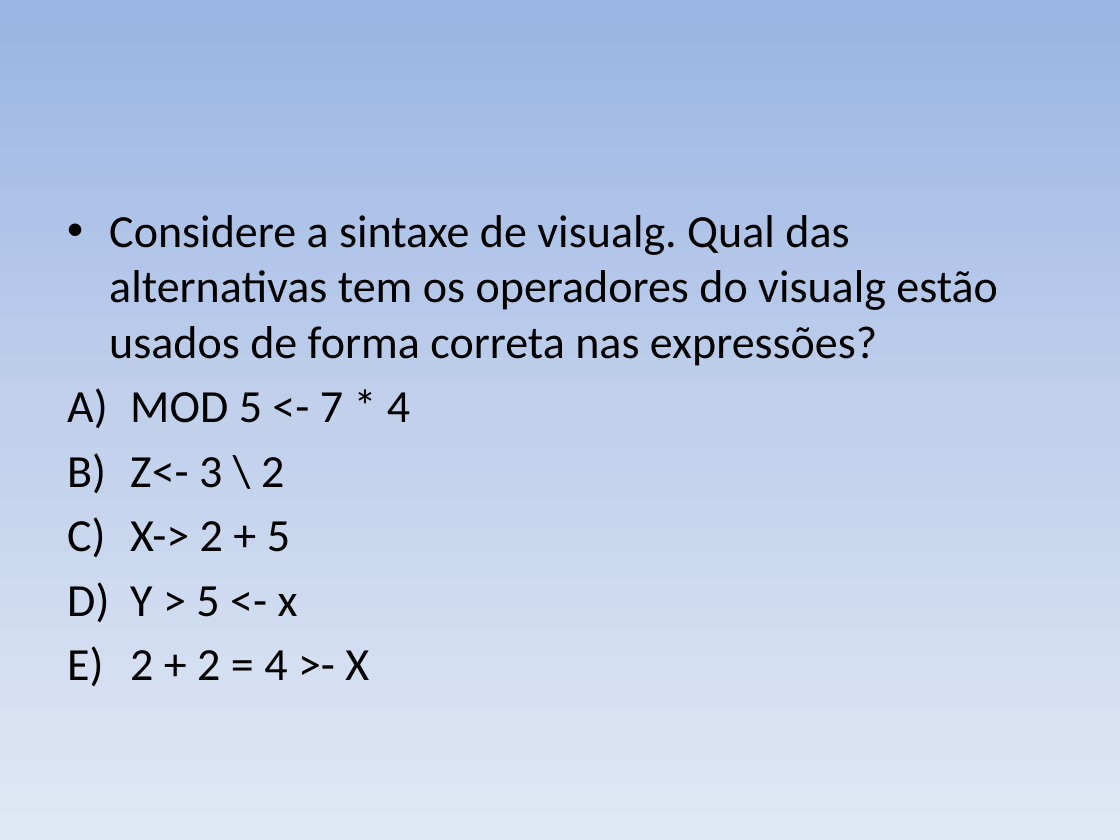
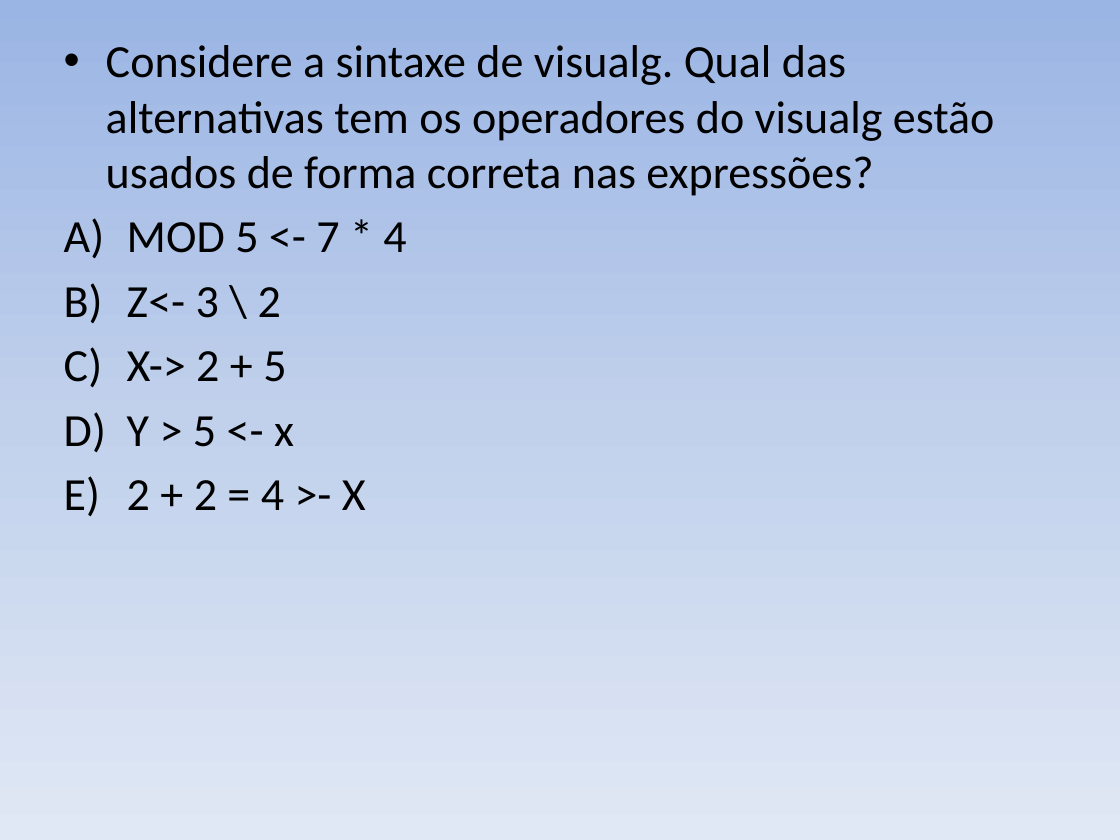
Before and after one commit to italo2403/AULA_L-GICA_PROGRAMA-O, a slide deck: slide 8 of EXERCÍCIOS.pptx (slide 9 before the commit). Drawn at 1120x840 pixels with LibreOffice and Linux fonts; fonts in the diff are those of the drawing. Boxes give left, top, right and bottom in pixels: in the first picture for what was removed or moved away, otherwise in the second. Text is boxed around its words. In the diff, an @@ line names an element or a change of style, - is before the commit and + after.

```diff
--- a/EXERCÍCIOS.pptx
+++ b/EXERCÍCIOS.pptx
@@ text "Considere a sintaxe de visualg. ...": place and size @@
-text "Considere a sintaxe de visualg. ..." at box(109, 215, 998, 680)
+text "Considere a sintaxe de visualg. ..." at box(106, 45, 995, 510)
```
Also in this commit, not shown: 10 other slides changed, 4 slides added, 7 slides removed, 3 other files.
